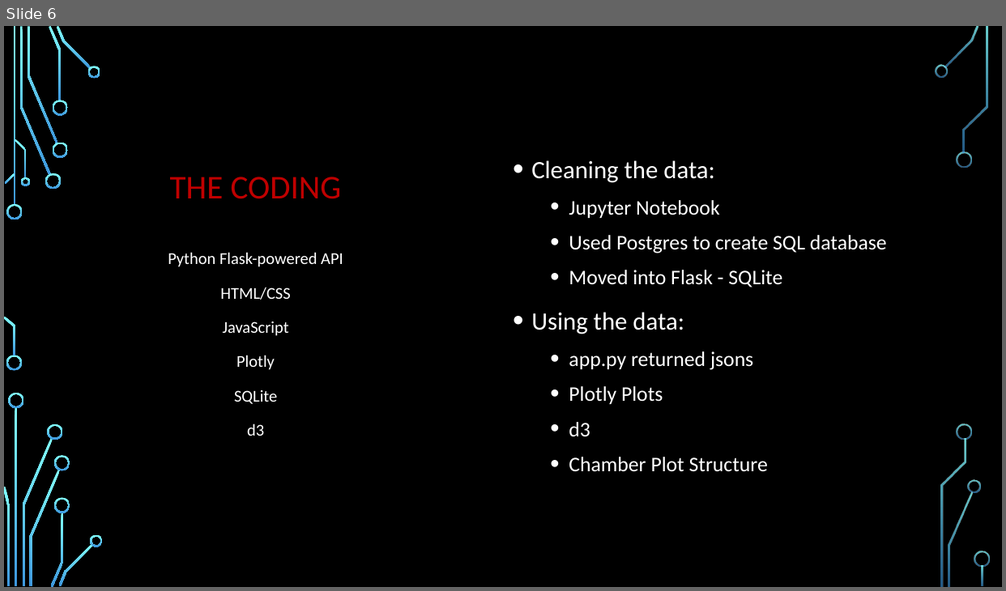
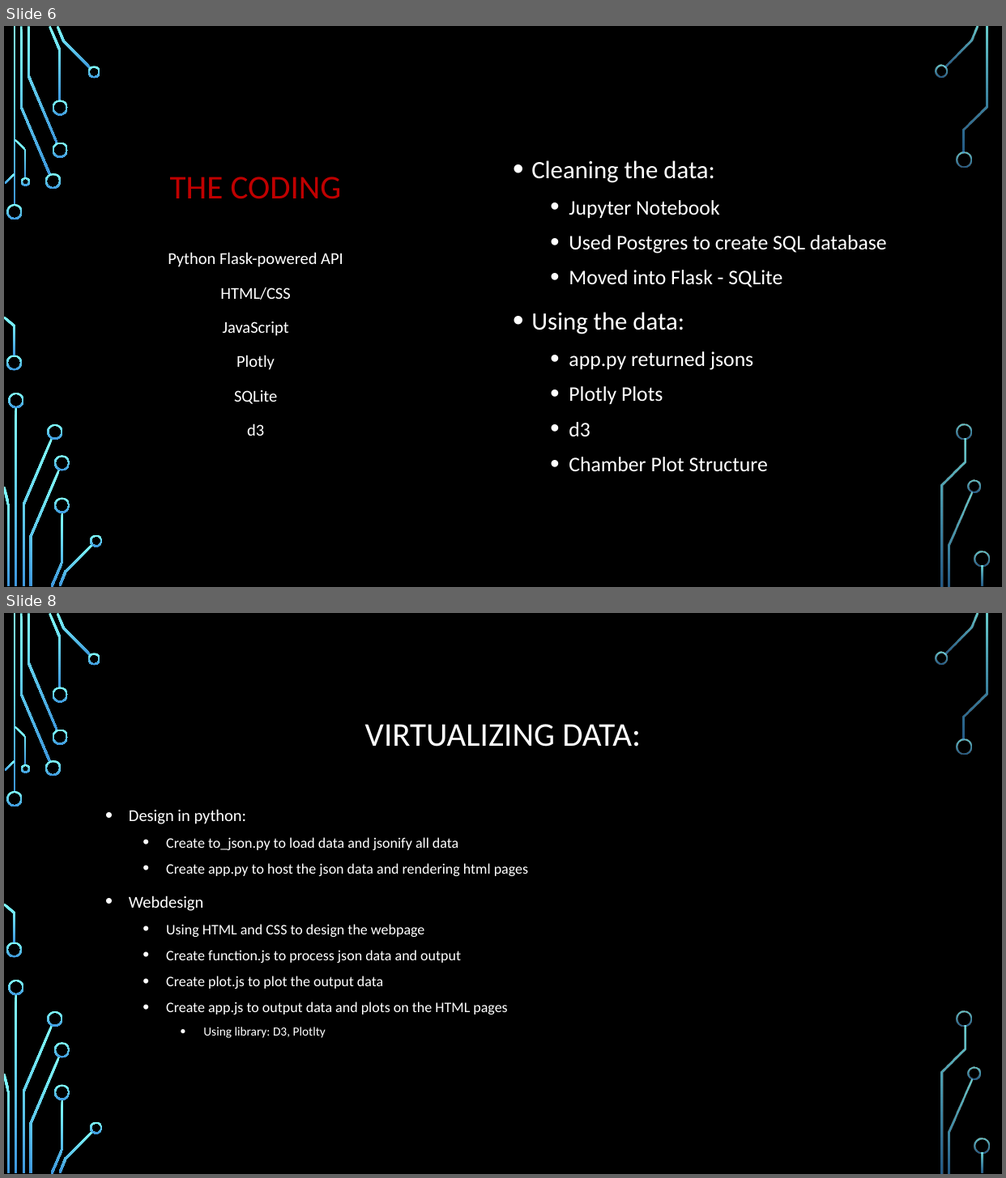
Before and after one commit to isabelle-sanford/senate-analysis, a slide deck: Senate_Salamanders_Slide.pptx. Shown one above the other, each under a label of ours: slide 6 before the commit, slides 6 and 8 after it; the slides between them are not shown. The pictures are 1006x591 and 1006x1178 pixels, drawn with LibreOffice and Linux fonts; fonts in the diff are those of the drawing; background and template pictures are left out. Boxes give left, top, right and bottom in pixels: in the first picture for what was removed or moved away, otherwise in the second. Text is boxed around its words. In the diff, an @@ line names an element or a change of style, - is before the commit and + after.

Commit message:
update powerpoint presentation

```diff
--- a/Senate_Salamanders_Slide.pptx
+++ b/Senate_Salamanders_Slide.pptx
@@ slide 8 added at box(4, 613, 1002, 1174), background picture (left out); not listed: 36 template elements that a slide beside it also shows @@
@@ title added at box(365, 724, 641, 747), 32 pt, text #FFFFFF @@
+VIRTUALIZING DATA:
@@ text added at box(129, 809, 528, 1038), 14 pt, text #FFFFFF @@
+• Design in python:
+  • Create to_json.py to load data and jsonify all data
+  • Create app.py to host the json data and rendering html pages
+• Webdesign
+  • Using HTML and CSS to design the webpage
+  • Create function.js to process json data and output
+  • Create plot.js to plot the output data
+  • Create app.js to output data and plots on the HTML pages
+    • Using library: D3, Plotlty
```
Also in this commit, not shown: 1 slide changed, 2 other slides added, 1 slide removed.
